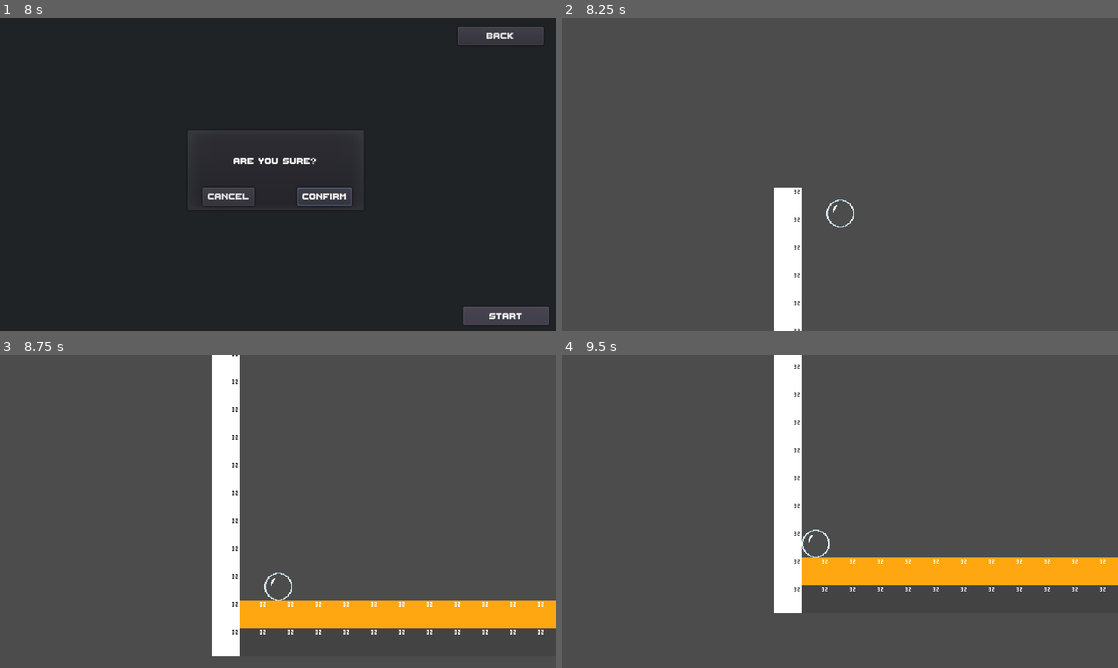
Above: before the commit, frames 1-4 (two rows, left to right).
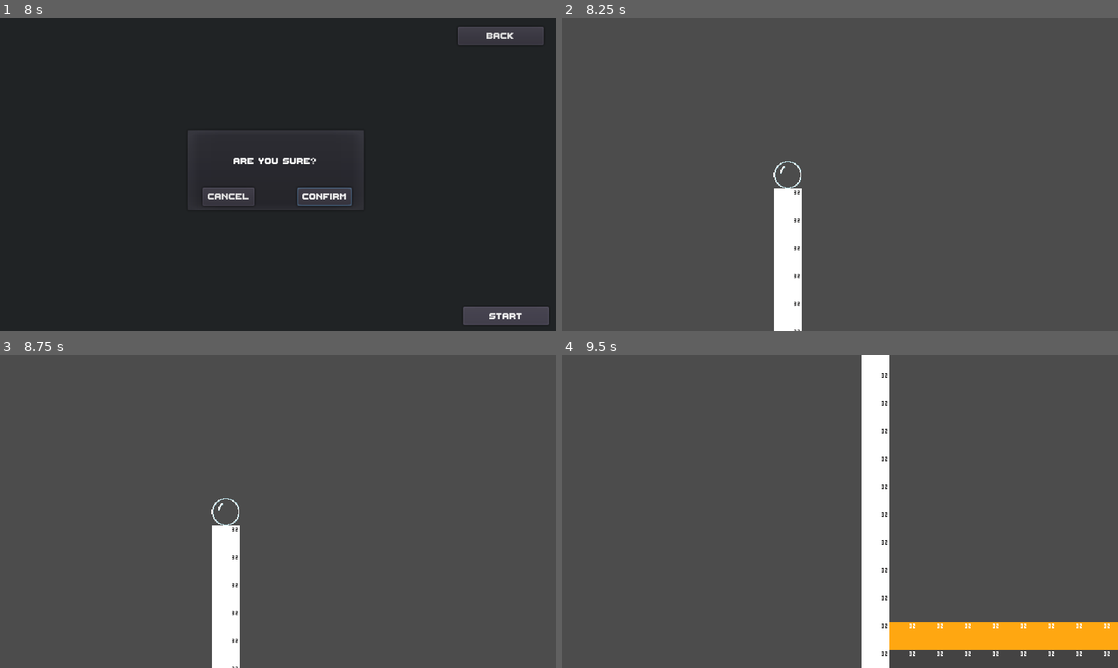
Above: after the commit, the same moments.

Repository: Jonahbui/foxtrot
Game: Godot game, scene res://Scenes/SplashScreen/splash_screen.tscn
Two runs of this game, one before a commit and one after it. Both use one fixed random seed, a clock stepped at 60 frames per second and the inputs below.
Inputs:
- Up to frame 1 (8 s): tap Enter at 0.5, 2, 3.5 s; hold D (move_right) 0.53-2.03 s; tap W (jump) at 0.77, 1.52, 3.02, 3.77 s; tap Space at 1.25, 2.75 s; hold A (move_left) 2.03-2.78 s; hold D (move_right) 2.78-4.25 s; click "New Game" at 4.25 s; click "New Game" at 5 s; click "Hardcore" at 5.75 s; click "Start" at 6.5 s; click "Start" at 7.25 s
- Up to frame 2 (8.25 s): click "Confirm" at 8 s
- Up to frame 3 (8.75 s): no input
- Up to frame 4 (9.5 s): hold A (move_left) from 8.78 s (still down); tap W (jump) at 9.02 s

Frame 1 is identical in both runs. In frame 2, 0.2% of the frame differs, in the area x 38-53%, y 45-100%; in frame 3, 8.1%; in frame 4, 17%, in the area x 38-100%, y 0-100%.

Commit message:
Fixed scene not loading the spawn.

Diff:
--- a/foxtrot/Scenes/Gameplay/Base.tscn
+++ b/foxtrot/Scenes/Gameplay/Base.tscn
@@ -84,3 +84,4 @@
 
 [editable path="PauseMenu"]
 [editable path="PauseMenu/SettingsMenu"]
+[editable path="Player"]
--- a/foxtrot/Scenes/Gameplay/Spawn.tscn
+++ b/foxtrot/Scenes/Gameplay/Spawn.tscn
@@ -14,5 +14,3 @@
 
 [node name="Spawnpoint" type="Node2D" parent="."]
 position = Vector2( -16.3789, -35.2778 )
-
-[node name="Sprite" type="Sprite" parent="Spawnpoint"]
--- a/foxtrot/Scenes/Gameplay/Test.tscn
+++ b/foxtrot/Scenes/Gameplay/Test.tscn
@@ -4,7 +4,9 @@
 
 [node name="Level" type="Node2D"]
 
-[node name="TileMap" type="TileMap" parent="."]
+[node name="World" type="Node2D" parent="."]
+
+[node name="TileMap" type="TileMap" parent="World"]
 position = Vector2( 0, 96 )
 tile_set = ExtResource( 1 )
 cell_size = Vector2( 32, 32 )
--- a/foxtrot/Scenes/Gameplay/base.gd
+++ b/foxtrot/Scenes/Gameplay/base.gd
@@ -29,11 +29,11 @@
   current_level = load(path)
   add_child(current_level.instance())
 
-  var spawnpoint = current_level.instance().get_node_or_null("root/Level/Spawnpoint")
+  var spawnpoint = current_level.instance().get_node_or_null("Spawnpoint")
   if spawnpoint != null:
     $Player.set_global_position(spawnpoint.get_global_position())
   else:
-    print("hello")
+    printerr("The spawnpoint could not be located in %s" % [spawnpoint.get_name()])
   $Player.visible = true
 
 func _on_CmdLine_text_entered(new_text):
